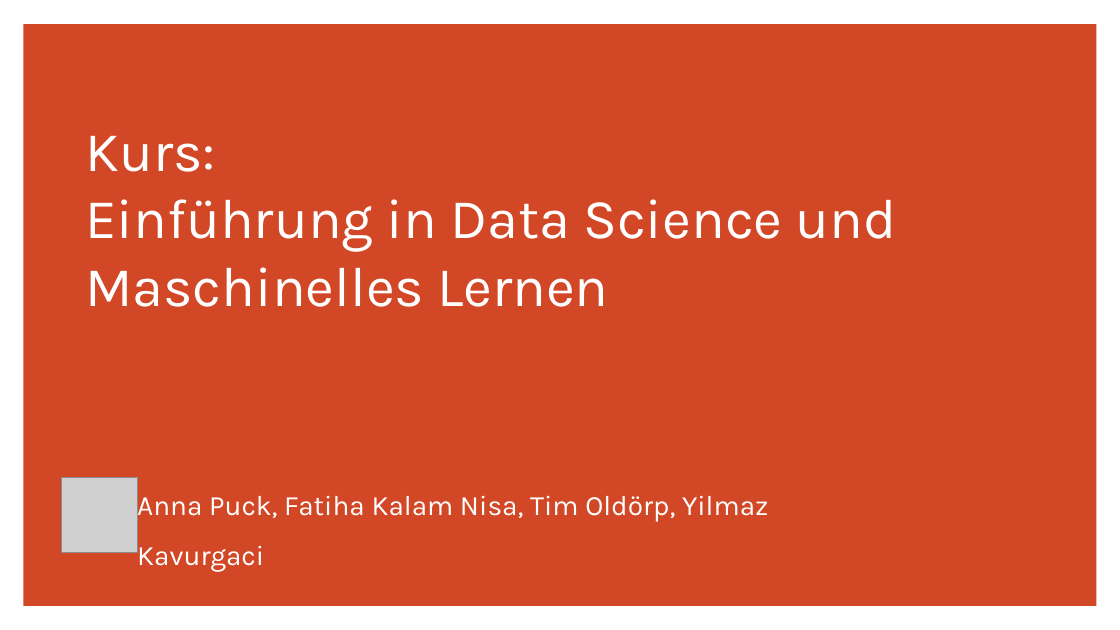
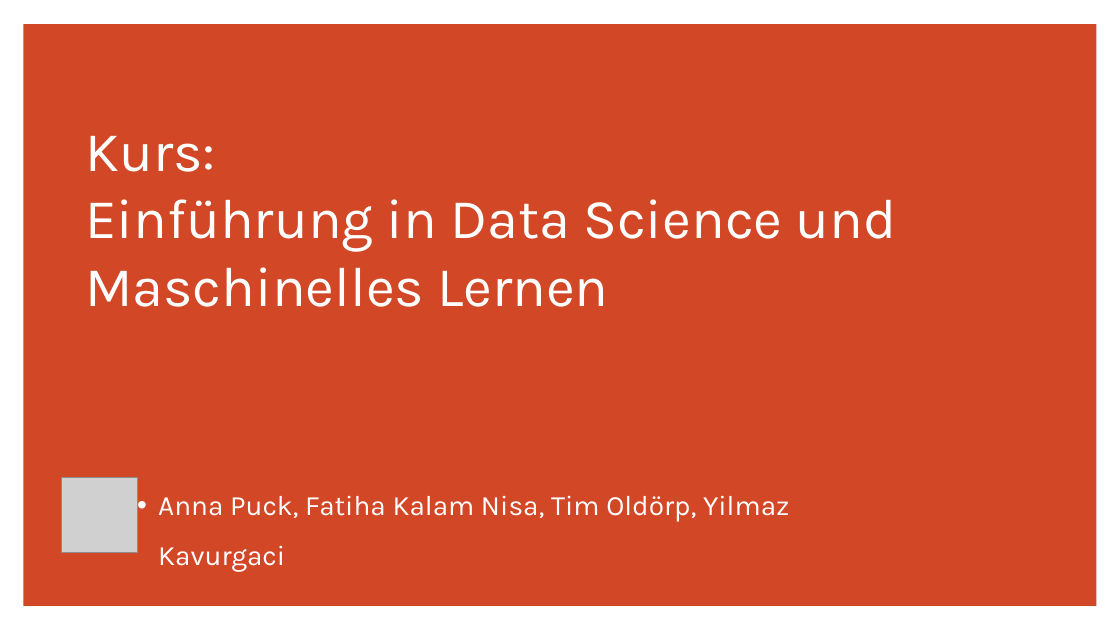
Before and after one commit to annapuu/gruppe3, a slide deck: slide 1 of 4_Presentation/Präsentation_final.pptx. Drawn at 1120x630 pixels with LibreOffice and Linux fonts; fonts in the diff are those of the drawing; grey boxes stand for pictures. Boxes give left, top, right and bottom in pixels: in the first picture for what was removed or moved away, otherwise in the second. Text is boxed around its words. In the diff, an @@ line names an element or a change of style, - is before the commit and + after.

```diff
--- a/4_Presentation/Präsentation_final.pptx
+++ b/4_Presentation/Präsentation_final.pptx
@@ subtitle "Anna Puck, Fatiha Kalam Nisa, ..." at (158, 495, 789, 572): bullet none to • @@
```
Also in this commit, not shown: 1 other slide changed.
